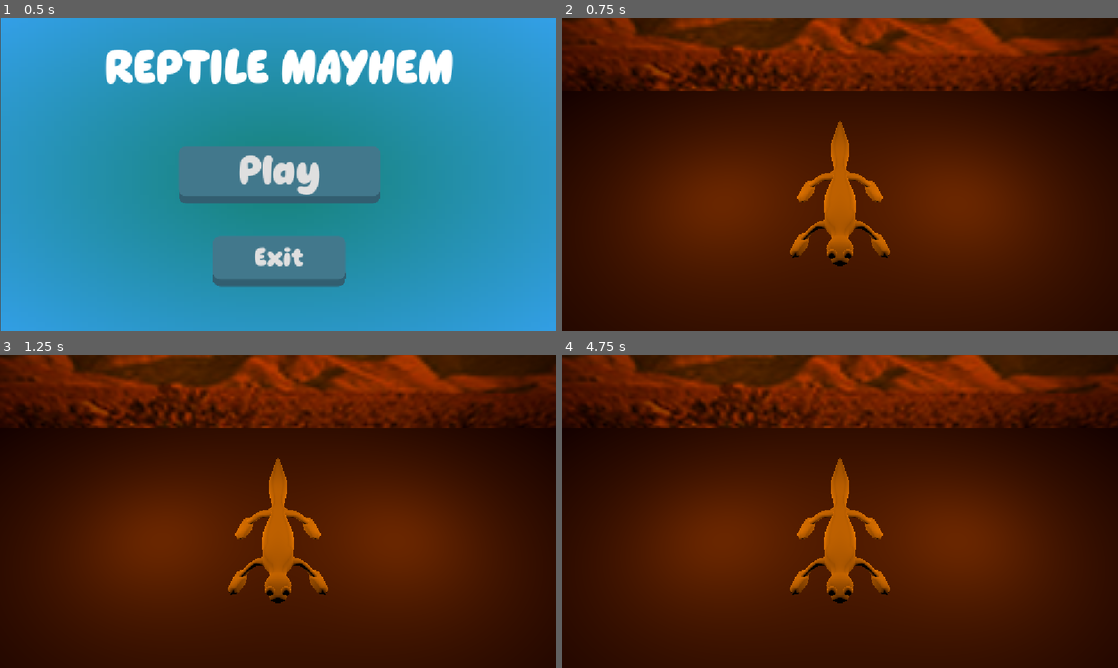
Above: before the commit, frames 1-4 (two rows, left to right).
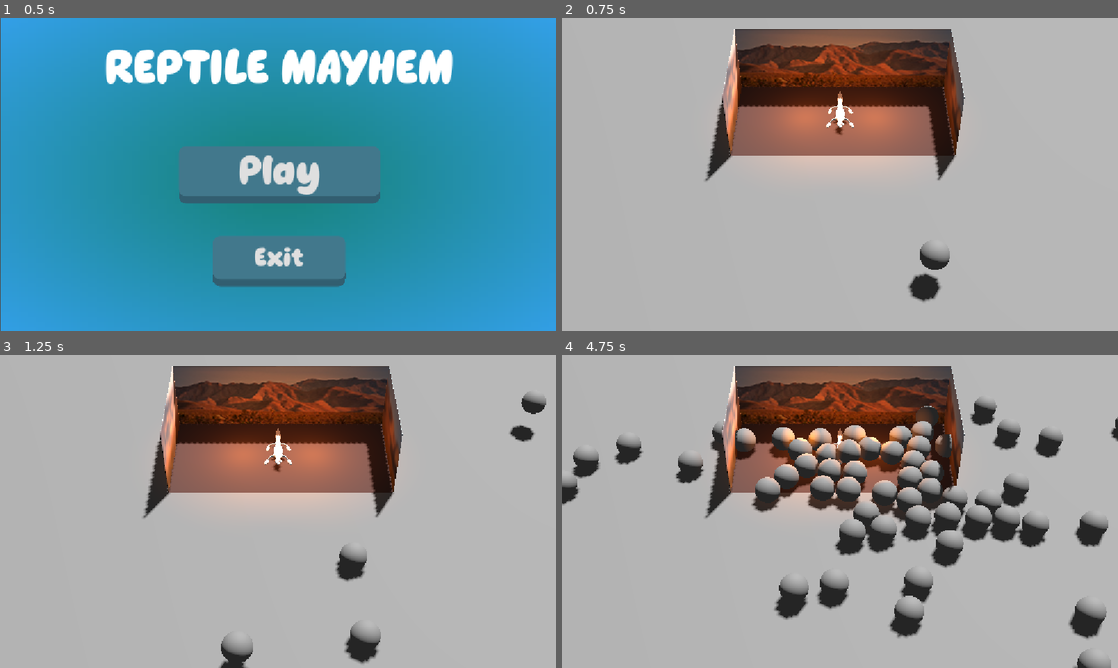
Above: after the commit, the same moments.

Repository: PetarGH/GeckoSurvivors
Game: Godot game, scene res://scenes/main_menu_scene.tscn
The game is run twice, just before and just after one commit, with the same random seed, the same clock (stepped at 60 frames per second) and the same inputs.
Inputs (mouse positions are in pixels of both pictures, inside the frame that each line leads up to):
- Up to frame 1 (0.5 s): no input
- Up to frame 2 (0.75 s): click "Play" at 0.5 s
- Up to frame 3 (1.25 s): no input
- Up to frame 4 (4.75 s): move the mouse to (962, 495) at 1.27 s; click (962, 495) at 1.42 s; move the mouse to (728, 527) at 2.02 s; click (728, 527) at 2.17 s; move the mouse to (895, 442) at 2.77 s; click (895, 442) at 2.92 s; move the mouse to (812, 574) at 3.52 s; click (812, 574) at 3.67 s; move the mouse to (1006, 558) at 4.27 s; click (1006, 558) at 4.42 s

Frame 1 is identical in both runs. In frame 2, 97% of the frame differs, in the area x 0-100%, y 0-100%; in frame 3, 97%; in frame 4, 98%.

Commit message:
GRUBS
grubs spawn in the world and move towards the terrarium. Can be clicked to kill

Diff:
--- a/reptile-mayhem/grub.gd
+++ b/reptile-mayhem/grub.gd
@@ -1,11 +1,13 @@
 extends Node3D
+@onready var nav_agent = $NavigationAgent3D
+@export var SPEED = 3.0
 
+func _physics_process(delta: float):
+	var current_location = global_transform.origin
+	var next_location = nav_agent.get_next_location()
+	var new_velocity = (next_location - current_location).normalized() * SPEED
 
-# Called when the node enters the scene tree for the first time.
-func _ready() -> void:
-	pass # Replace with function body.
+	var velocity = new_velocity	move_and_slide()
 
-
-# Called every frame. 'delta' is the elapsed time since the previous frame.
-func _process(delta: float) -> void:
-	pass
+func update_target_location(target_location):
+	nav_agent.set_target_location(target_location)
--- a/reptile-mayhem/scenes/food_item.tscn
+++ b/reptile-mayhem/scenes/food_item.tscn
@@ -1,19 +1,12 @@
-[gd_scene load_steps=4 format=3]
+[gd_scene format=3 uid="uid://gbsy8ar0siwr"]
 
-[ext_resource type="Script" path="res://scripts/food_item.gd" id="1_food"]
+[ext_resource type="Script" uid="uid://bds8t8xdgdel3" path="res://scripts/food_item.gd" id="1_food"]
 
 [sub_resource type="SphereShape3D" id="SphereShape3D_food"]
 radius = 0.25
 
-[sub_resource type="SphereMesh" id="SphereMesh_food"]
-radius = 0.25
-height = 0.5
-
-[node name="FoodItem" type="Area3D"]
+[node name="FoodItem" type="Area3D" unique_id=431421104]
 script = ExtResource("1_food")
 
-[node name="CollisionShape3D" type="CollisionShape3D" parent="."]
+[node name="CollisionShape3D" type="CollisionShape3D" parent="." unique_id=1553226084]
 shape = SubResource("SphereShape3D_food")
-
-[node name="MeshInstance3D" type="MeshInstance3D" parent="."]
-mesh = SubResource("SphereMesh_food")
--- a/reptile-mayhem/scenes/grub.tscn
+++ b/reptile-mayhem/scenes/grub.tscn
@@ -1,9 +1,145 @@
 [gd_scene format=3 uid="uid://6wqir0wfchnk"]
 
-[ext_resource type="Script" uid="uid://mxjot65vscgt" path="res://grub.gd" id="1_3x5ws"]
-[ext_resource type="PackedScene" path="res://scenes/food_item.tscn" id="2_a80u5"]
+[ext_resource type="PackedScene" uid="uid://gbsy8ar0siwr" path="res://scenes/food_item.tscn" id="2_a80u5"]
 
-[node name="Grub" type="Node3D" unique_id=1955127812]
-script = ExtResource("1_3x5ws")
+[sub_resource type="GDScript" id="GDScript_c74hx"]
+script/source = "extends CharacterBody3D
 
-[node name="FoodItem" parent="." unique_id=1643189141 instance=ExtResource("2_a80u5")]
+@export var SPEED: float = 5.0
+@export var wander_bounds: CSGBox3D
+
+@onready var nav_agent: NavigationAgent3D = $NavigationAgent3D
+
+var rng := RandomNumberGenerator.new()
+var has_target := false
+var choosing_target := false
+
+
+func _ready() -> void:
+	rng.randomize()
+
+
+func set_wander_target(target: CSGBox3D) -> void:
+	wander_bounds = target
+	has_target = false
+	choose_random_destination()
+
+
+func _physics_process(delta: float) -> void:
+	if not is_on_floor():
+		velocity += get_gravity() * delta
+
+	if wander_bounds == null or not has_target:
+		velocity.x = 0.0
+		velocity.z = 0.0
+		move_and_slide()
+		return
+
+	if nav_agent.is_navigation_finished():
+		choose_random_destination()
+
+		velocity.x = 0.0
+		velocity.z = 0.0
+		move_and_slide()
+		return
+
+	var next_position := nav_agent.get_next_path_position()
+	var direction := global_position.direction_to(next_position)
+
+	direction.y = 0.0
+	direction = direction.normalized()
+
+	velocity.x = direction.x * SPEED
+	velocity.z = direction.z * SPEED
+
+	move_and_slide()
+
+
+func choose_random_destination() -> void:
+	if wander_bounds == null or choosing_target:
+		return
+
+	choosing_target = true
+	has_target = false
+
+	var map := nav_agent.get_navigation_map()
+
+	# Wait for Godot to synchronize the navigation map.
+	for i in range(10):
+		await get_tree().physics_frame
+
+		if NavigationServer3D.map_get_iteration_id(map) > 0:
+			break
+
+	if NavigationServer3D.map_get_iteration_id(map) == 0:
+		choosing_target = false
+		push_warning(\"Navigation map is still not ready.\")
+		return
+
+	if not is_instance_valid(wander_bounds):
+		choosing_target = false
+		return
+
+	# Choose a random point inside the CSGBox3D bounds.
+	var size: Vector3 = wander_bounds.size
+
+	var random_point := Vector3(
+		rng.randf_range(-size.x / 2.0, size.x / 2.0),
+		0.0,
+		rng.randf_range(-size.z / 2.0, size.z / 2.0)
+	)
+
+	var world_point := wander_bounds.to_global(random_point)
+
+	# Snap the point onto the walkable navigation mesh.
+	var destination := NavigationServer3D.map_get_closest_point(
+		map,
+		world_point
+	)
+
+	nav_agent.target_position = destination
+
+	# Give the navigation agent a physics frame to calculate its path.
+	await get_tree().physics_frame
+
+	has_target = true
+	choosing_target = false
+
+func die() -> void:
+	queue_free()
+
+
+func _on_food_item_input_event(camera: Node, event: InputEvent, event_position: Vector3, normal: Vector3, shape_idx: int) -> void:
+	if event is InputEventMouseButton:
+		if event.button_index == MOUSE_BUTTON_LEFT and event.pressed:
+			print(\"Grub clicked!\")
+			die()
+"
+
+[sub_resource type="SphereShape3D" id="SphereShape3D_c74hx"]
+radius = 0.51
+
+[sub_resource type="SphereMesh" id="SphereMesh_1vivr"]
+
+[sub_resource type="SphereShape3D" id="SphereShape3D_8vrlf"]
+
+[node name="Grub" type="CharacterBody3D" unique_id=1633903147]
+script = SubResource("GDScript_c74hx")
+
+[node name="FoodItem" parent="." unique_id=865895106 instance=ExtResource("2_a80u5")]
+
+[node name="CollisionShape3D" parent="FoodItem" index="0" unique_id=1553226084]
+shape = SubResource("SphereShape3D_c74hx")
+
+[node name="NavigationAgent3D" type="NavigationAgent3D" parent="." unique_id=2132024037]
+
+[node name="MeshInstance3D" type="MeshInstance3D" parent="." unique_id=88537160]
+layers = 4097
+mesh = SubResource("SphereMesh_1vivr")
+
+[node name="CollisionShape3D" type="CollisionShape3D" parent="." unique_id=1204472865]
+shape = SubResource("SphereShape3D_8vrlf")
+
+[connection signal="input_event" from="FoodItem" to="." method="_on_food_item_input_event"]
+
+[editable path="FoodItem"]
--- a/reptile-mayhem/scenes/level.tscn
+++ b/reptile-mayhem/scenes/level.tscn
@@ -1,28 +1,30 @@
 [gd_scene format=3 uid="uid://b5mgtdynv3jll"]
 
 [ext_resource type="Script" uid="uid://belxfkw42bho3" path="res://scripts/terrarium.gd" id="1_ppgk2"]
-[ext_resource type="PackedScene" path="res://scenes/environment_manager.tscn" id="2_2r41h"]
-[ext_resource type="PackedScene" uid="uid://bm2n6xi6wmph5" path="res://scenes/gecko.tscn" id="3_klq6b"]
-[ext_resource type="PackedScene" uid="uid://xcb4c38xnl12" path="res://meshes/M_Terrarium.glb" id="4_b121j"]
-[ext_resource type="Material" uid="uid://kl3b2cq4sdoe" path="res://materials/A_gecko_game_palette.material" id="5_8c41q"]
+[ext_resource type="PackedScene" uid="uid://b6p54lc2uj87w" path="res://scenes/terrarium.tscn" id="3_mx8sn"]
+[ext_resource type="PackedScene" uid="uid://nrtk8rhis24l" path="res://scenes/spawner.tscn" id="6_klq6b"]
 
-[node name="Level" type="Node3D" unique_id=89402164 node_paths=PackedStringArray("gecko", "environment")]
+[sub_resource type="Environment" id="Environment_1vivr"]
+
+[sub_resource type="NavigationMesh" id="NavigationMesh_1vivr"]
+vertices = PackedVector3Array(-20.374268, 0.52, -14.5, -20.374268, 0.52, 14.5, 18.625732, 0.52, 14.5, 18.625732, 0.52, -14.5)
+polygons = [PackedInt32Array(3, 2, 0), PackedInt32Array(0, 2, 1)]
+cell_height = 0.01
+agent_max_slope = 70.67
+vertices_per_polygon = 8.0
+
+[node name="Level" type="Node3D" unique_id=89402164]
 script = ExtResource("1_ppgk2")
-gecko = NodePath("Gecko")
-environment = NodePath("EnvironmentManager")
 
-[node name="EnvironmentManager" parent="." unique_id=604013428 instance=ExtResource("2_2r41h")]
+[node name="DirectionalLight3D" type="DirectionalLight3D" parent="." unique_id=900064872]
+transform = Transform3D(-0.8660254, -0.43301278, 0.25, 0, 0.49999997, 0.86602545, -0.50000006, 0.75, -0.43301266, 0, 0, 0)
+shadow_enabled = true
 
-[node name="Gecko" parent="." unique_id=1282147784 instance=ExtResource("3_klq6b")]
-
-[node name="M_Terrarium" parent="." unique_id=1469232044 instance=ExtResource("4_b121j")]
-
-[node name="Terrarium" parent="M_Terrarium" index="0" unique_id=1022728638]
-transform = Transform3D(1, 0, 0, 0, 1, 0, 0, 0, 1, 0.0018009543, 0.0019363165, -0.0011450052)
-material_override = ExtResource("5_8c41q")
+[node name="WorldEnvironment" type="WorldEnvironment" parent="." unique_id=1066273817]
+environment = SubResource("Environment_1vivr")
 
 [node name="Camera3D" type="Camera3D" parent="." unique_id=665764239]
-transform = Transform3D(1, 0, 0, 0, 0.7071068, 0.7071068, 0, -0.7071068, 0.7071068, 0, 6.4999995, 6)
+transform = Transform3D(1, 0, 0, 0, 0.7071068, 0.7071068, 0, -0.7071068, 0.7071068, 0, 19.476152, 22.905676)
 fov = 25.0
 
 [node name="OmniLight3D" type="OmniLight3D" parent="." unique_id=1570634469]
@@ -33,4 +35,41 @@
 transform = Transform3D(1, 0, 0, 0, 1, 0, 0, 0, 1, -1.5, 1, 0)
 light_color = Color(0.98237544, 0.50737685, 0, 1)
 
-[editable path="M_Terrarium"]
+[node name="NavigationRegion3D" type="NavigationRegion3D" parent="." unique_id=783121546]
+transform = Transform3D(1, 0, 0, 0, 1, 0, 0, 0, 1, 0, -0.49260998, 5.5709095)
+navigation_mesh = SubResource("NavigationMesh_1vivr")
+
+[node name="CSGBox3D" type="CSGBox3D" parent="NavigationRegion3D" unique_id=1234824845]
+transform = Transform3D(1, 0, 0, 0, 1, 0, 0, 0, 1, -0.85632324, 0, 0)
+use_collision = true
+size = Vector3(40.03589, 1, 30)
+
+[node name="Spawner" parent="." unique_id=1569577388 node_paths=PackedStringArray("target_object") instance=ExtResource("6_klq6b")]
+transform = Transform3D(1, 0, 0, 0, 1, 0, 0, 0, 1, 0.13520193, 1.2982445, 12.181291)
+target_object = NodePath("../Terrarium/CSGBox3D")
+spawn_count = 20
+spawn_interval = 0.2
+
+[node name="Spawner2" parent="." unique_id=1487323120 node_paths=PackedStringArray("target_object") instance=ExtResource("6_klq6b")]
+transform = Transform3D(1, 0, 0, 0, 1, 0, 0, 0, 1, -20.515692, 1.2982445, 0.49052715)
+target_object = NodePath("../Terrarium/CSGBox3D")
+spawn_count = 20
+spawn_interval = 0.2
+
+[node name="Spawner3" parent="." unique_id=1098953022 node_paths=PackedStringArray("target_object") instance=ExtResource("6_klq6b")]
+transform = Transform3D(1, 0, 0, 0, 1, 0, 0, 0, 1, 15.464605, 1.2982445, 0.49052715)
+target_object = NodePath("../Terrarium/CSGBox3D")
+spawn_count = 20
+spawn_interval = 0.2
+
+[node name="Spawner4" parent="." unique_id=761313783 node_paths=PackedStringArray("target_object") instance=ExtResource("6_klq6b")]
+transform = Transform3D(1, 0, 0, 0, 1, 0, 0, 0, 1, 15.464605, 1.2982445, 14.1433)
+target_object = NodePath("../Terrarium/CSGBox3D")
+spawn_count = 20
+spawn_interval = 0.2
+
+[node name="Terrarium" parent="." unique_id=1625053110 instance=ExtResource("3_mx8sn")]
+transform = Transform3D(1, 0, 0, 0, 1, 0, 0, 0, 1, 0.0047346354, 0.008702278, -0.19663143)
+
+[editable path="Terrarium"]
+[editable path="Terrarium/M_Terrarium"]
--- /dev/null
+++ b/reptile-mayhem/scenes/spawner.tscn
@@ -0,0 +1,8 @@
+[gd_scene format=3 uid="uid://nrtk8rhis24l"]
+
+[ext_resource type="Script" uid="uid://b3qub0prtg1uf" path="res://scripts/spawner.gd" id="1_2vbf6"]
+[ext_resource type="PackedScene" uid="uid://6wqir0wfchnk" path="res://scenes/grub.tscn" id="2_ik2nu"]
+
+[node name="Spawner" type="Node3D" unique_id=1569577388]
+script = ExtResource("1_2vbf6")
+spawn_scenes = Array[PackedScene]([ExtResource("2_ik2nu")])
--- a/reptile-mayhem/scenes/terrarium.tscn
+++ b/reptile-mayhem/scenes/terrarium.tscn
@@ -1,8 +1,9 @@
 [gd_scene format=3 uid="uid://b6p54lc2uj87w"]
 
 [ext_resource type="Script" uid="uid://belxfkw42bho3" path="res://scripts/terrarium.gd" id="1_terrarium"]
-[ext_resource type="PackedScene" uid="uid://divyejpdvexm4" path="res://scenes/gecko.tscn" id="2_gecko"]
-[ext_resource type="PackedScene" path="res://scenes/environment_manager.tscn" id="3_env"]
+[ext_resource type="PackedScene" uid="uid://bm2n6xi6wmph5" path="res://scenes/gecko.tscn" id="2_gecko"]
+[ext_resource type="PackedScene" uid="uid://xcb4c38xnl12" path="res://meshes/M_Terrarium.glb" id="3_qlrmg"]
+[ext_resource type="Script" uid="uid://l2nlktutwdvd" path="res://scripts/environment_manager.gd" id="4_qlx32"]
 
 [node name="Terrarium" type="Node3D" unique_id=1625053110 node_paths=PackedStringArray("gecko", "environment")]
 script = ExtResource("1_terrarium")
@@ -11,4 +12,16 @@
 
 [node name="Gecko" parent="." unique_id=1090114261 instance=ExtResource("2_gecko")]
 
-[node name="EnvironmentManager" parent="." unique_id=92521769 instance=ExtResource("3_env")]
+[node name="M_Terrarium" parent="." unique_id=125556667 instance=ExtResource("3_qlrmg")]
+transform = Transform3D(1, 0, 0, 0, 1, 0, 0, 0, 1, 0.1136713, 0, 0.34252787)
+
+[node name="CSGBox3D" type="CSGBox3D" parent="." unique_id=1236458200]
+transform = Transform3D(1, 0, 0, 0, 1, 0, 0, 0, 1, 0.15637207, 1.501236, 0.38256836)
+visible = false
+size = Vector3(8.272583, 3.0050964, 4.083496)
+
+[node name="EnvironmentManager" type="Node" parent="." unique_id=564750640]
+script = ExtResource("4_qlx32")
+metadata/_custom_type_script = "uid://l2nlktutwdvd"
+
+[editable path="M_Terrarium"]
--- /dev/null
+++ b/reptile-mayhem/scripts/spawner.gd
@@ -0,0 +1,77 @@
+extends Node3D
+
+@export var spawn_scenes: Array[PackedScene] = []
+@export var target_object: CSGBox3D
+
+@export var spawn_count: int = 5
+@export var spawn_radius: float = 5.0
+@export var spawn_interval: float = 2.0
+
+var rng := RandomNumberGenerator.new()
+var spawned_count: int = 0
+var spawn_timer: Timer
+
+
+func _ready() -> void:
+	rng.randomize()
+
+	spawn_timer = Timer.new()
+	spawn_timer.wait_time = spawn_interval
+	spawn_timer.one_shot = false
+	spawn_timer.timeout.connect(spawn_object)
+
+	add_child.call_deferred(spawn_timer)
+	start_spawning.call_deferred()
+
+
+func start_spawning() -> void:
+	if spawn_scenes.is_empty():
+		push_warning("No spawn scenes assigned!")
+		return
+
+	if target_object == null:
+		push_warning("No target CSGBox3D assigned!")
+		return
+
+	if spawn_count <= 0:
+		return
+
+	spawn_object()
+
+	if spawned_count < spawn_count:
+		spawn_timer.start()
+
+
+func spawn_object() -> void:
+	if spawned_count >= spawn_count:
+		spawn_timer.stop()
+		return
+
+	var scene: PackedScene = spawn_scenes[
+		rng.randi_range(0, spawn_scenes.size() - 1)
+	]
+
+	var creature = scene.instantiate()
+
+	# Add the creature to the world
+	get_tree().current_scene.add_child(creature)
+
+	# Choose a random spawn position around the spawner
+	var offset := Vector3(
+		rng.randf_range(-spawn_radius, spawn_radius),
+		0.0,
+		rng.randf_range(-spawn_radius, spawn_radius)
+	)
+
+	creature.global_position = global_position + offset
+
+	# Pass the CSG box to the creature
+	if creature.has_method("set_wander_target"):
+		creature.set_wander_target(target_object)
+	else:
+		push_warning("Spawned creature has no set_wander_target() function!")
+
+	spawned_count += 1
+
+	if spawned_count >= spawn_count:
+		spawn_timer.stop()
Not shown, added: reptile-mayhem/scripts/spawner.gd.uid
